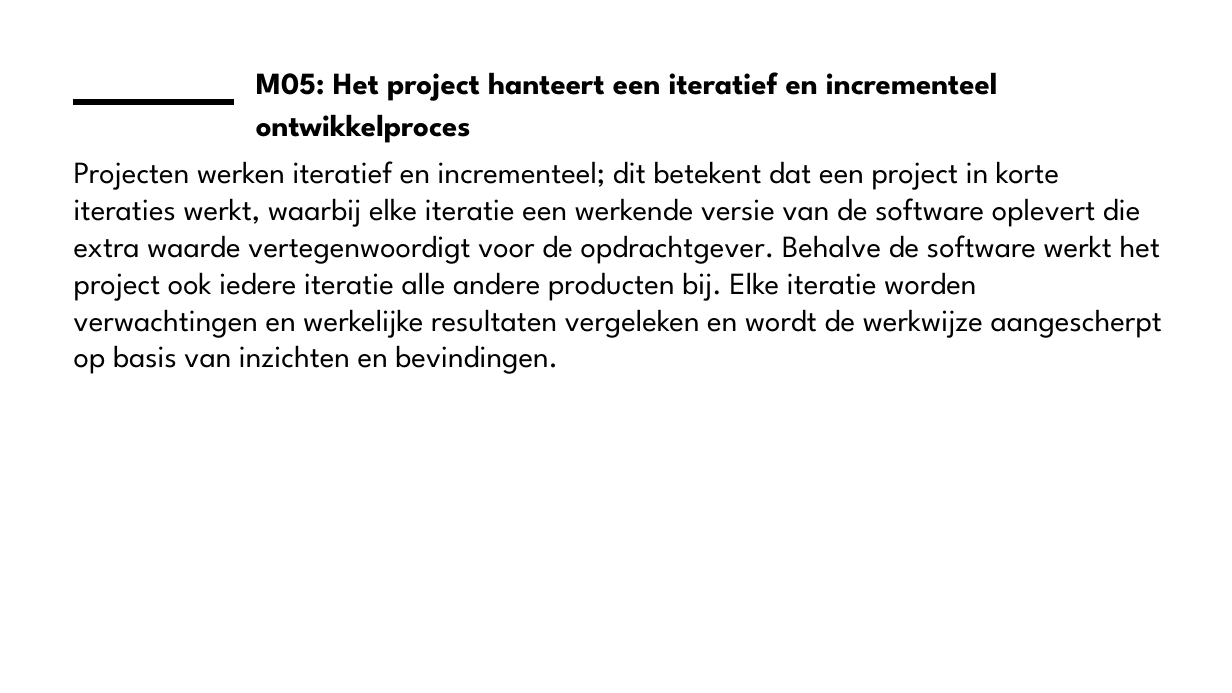
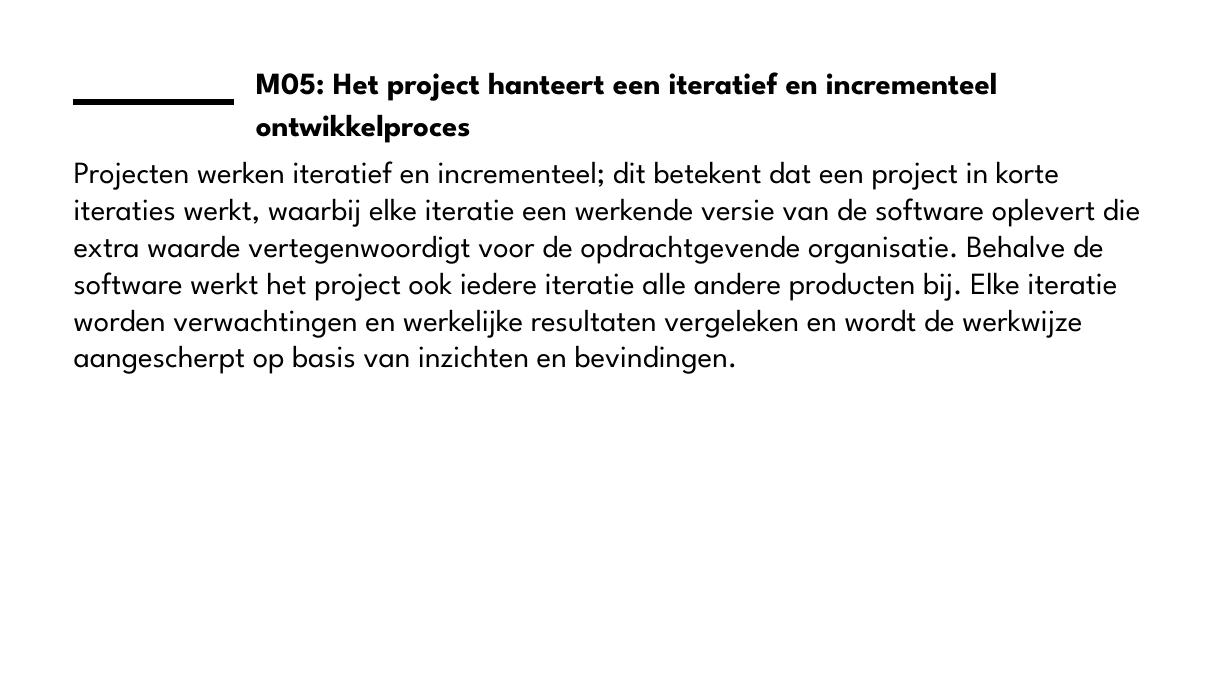
Before and after one commit to ICTU/Kwaliteitsaanpak, a slide deck: slide 20 of docs/wip/ICTU-Kwaliteitsaanpak.pptx. Drawn at 1232x693 pixels with LibreOffice and Linux fonts; fonts in the diff are those of the drawing; background and template pictures are left out. Boxes give left, top, right and bottom in pixels: in the first picture for what was removed or moved away, otherwise in the second. Text is boxed around its words. In the diff, an @@ line names an element or a change of style, - is before the commit and + after.

```diff
--- a/docs/wip/ICTU-Kwaliteitsaanpak.pptx
+++ b/docs/wip/ICTU-Kwaliteitsaanpak.pptx
@@ text at [74, 161, 1141, 374]: text changed @@
-Projecten werken iteratief en incrementeel; dit betekent dat een project in korte iteraties werkt, waarbij elke iteratie een werkende versie van de software oplevert die extra waarde vertegenwoordigt voor de opdrachtgever. Behalve de software werkt het project ook iedere iteratie alle andere producten bij. Elke iteratie worden verwachtingen en werkelijke resultaten vergeleken en wordt de werkwijze aangescherpt op basis van inzichten en bevindingen.
+Projecten werken iteratief en incrementeel; dit betekent dat een project in korte iteraties werkt, waarbij elke iteratie een werkende versie van de software oplevert die extra waarde vertegenwoordigt voor de opdrachtgevende organisatie. Behalve de software werkt het project ook iedere iteratie alle andere producten bij. Elke iteratie worden verwachtingen en werkelijke resultaten vergeleken en wordt de werkwijze aangescherpt op basis van inzichten en bevindingen.
```
Also in this commit, not shown: 5 other slides changed, 19 other files.
